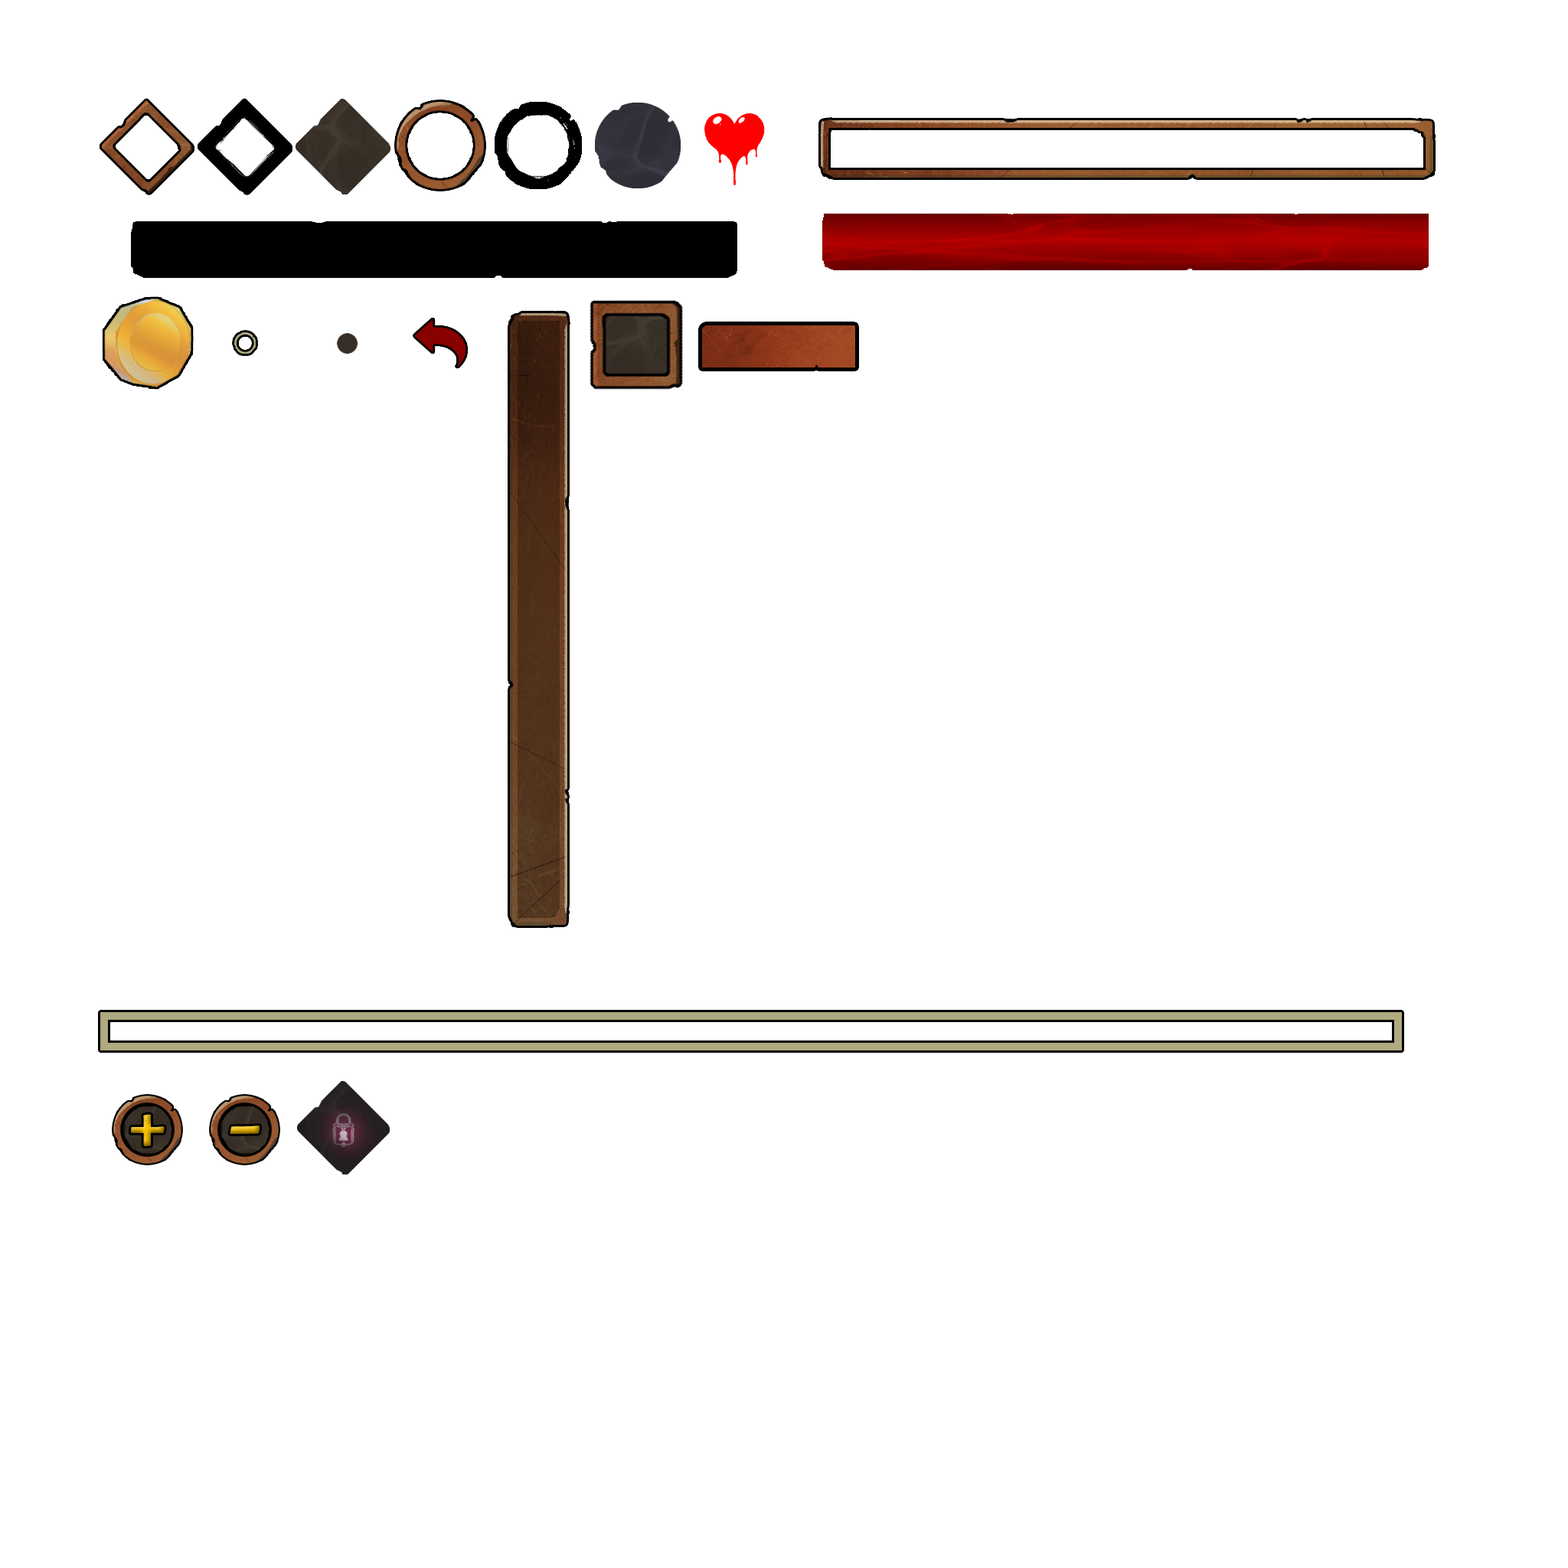
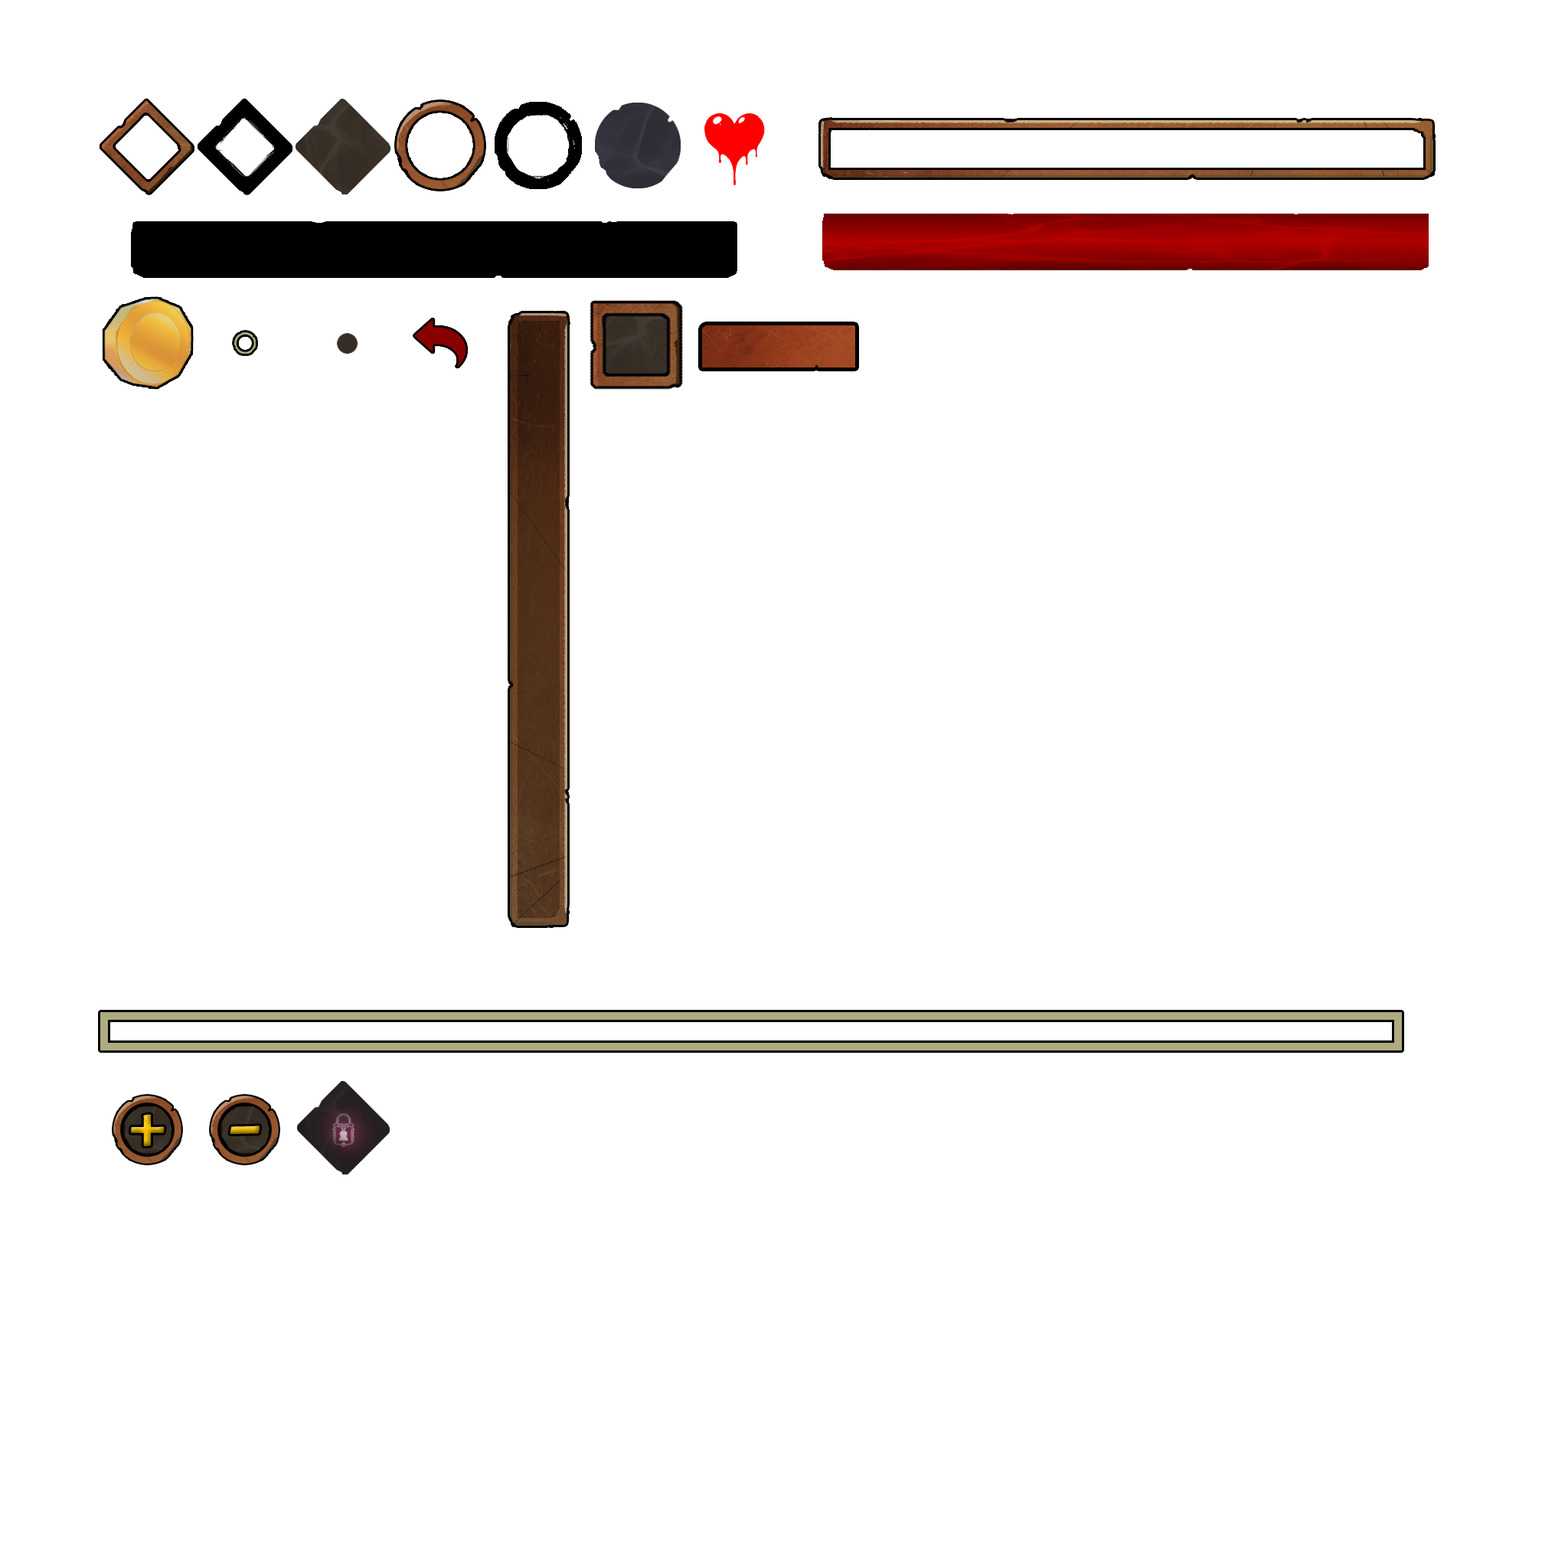
Layered file, before and after one edit (1568 × 1568). Changes by layer:
removed group "LockedSkill" (4 layers) over [229, 1125, 260, 1134]
removed layer "Layer 1 copy 2" (was overlay, 30%) from group "LockedSkill" over [229, 1125, 260, 1134]
removed group "minus" (5 layers) over [229, 1125, 260, 1134]
removed layer "-" from group "minus" over [229, 1125, 260, 1134]
removed layer "Frame" (1st of 2, in "minus") from group "minus" over [229, 1125, 260, 1134]
removed layer "texture" (1st of 4, in "minus") from group "minus" over [229, 1125, 260, 1134]
removed layer "Layer 1 copy" (1st of 3, in "minus") from group "minus" over [229, 1125, 260, 1134]
removed group "plus" (5 layers) over [130, 1113, 165, 1147]
removed layer "+" from group "plus" over [130, 1113, 165, 1147]
removed layer "Frame" (2nd of 2, in "plus") from group "plus" over [130, 1113, 165, 1147]
removed layer "texture" (2nd of 4, in "plus") from group "plus" over [130, 1113, 165, 1147]
removed layer "Layer 1 copy" (2nd of 3, in "plus") from group "plus" over [130, 1113, 165, 1147]
removed group "BossHealthBar" (2 layers) over [130, 1113, 260, 1147]
removed group "HealthBar" (10 layers) over [130, 1113, 260, 1147]
removed group "SkillFrame" (13 layers) over [130, 1113, 260, 1147]
"Layer 1": opacity 30% → 100%, blend overlay → normal, moved it out of group "SkillFrame", painted on it over [130, 1113, 260, 1147]